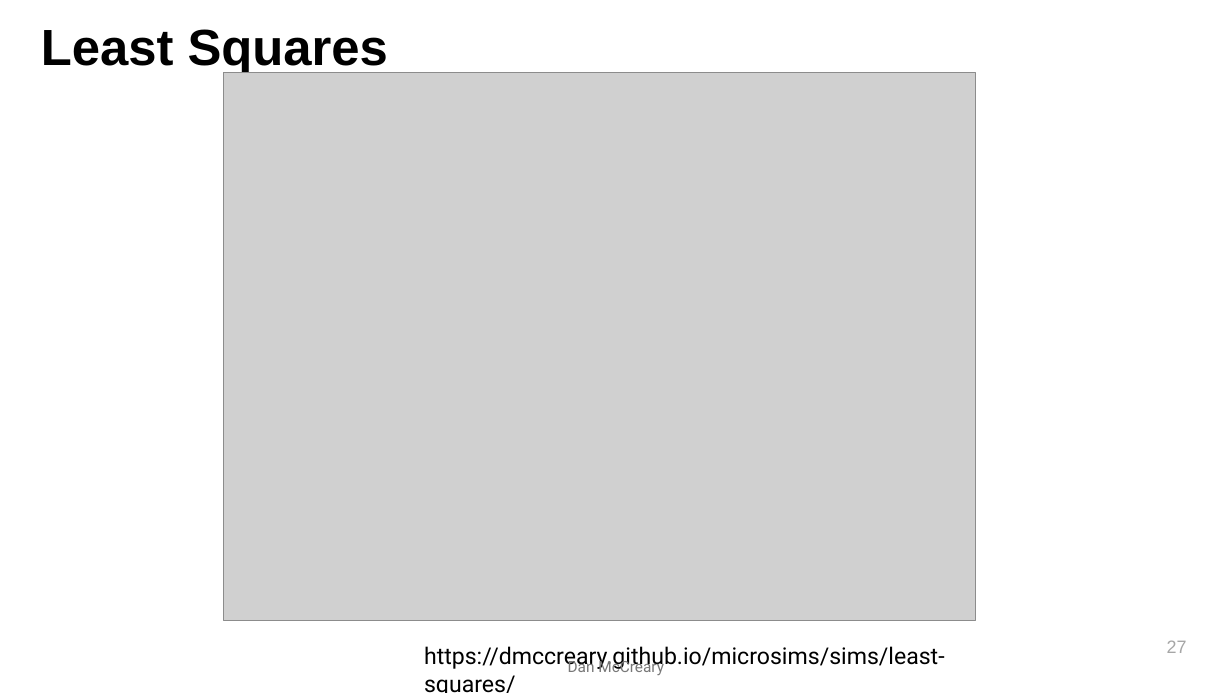
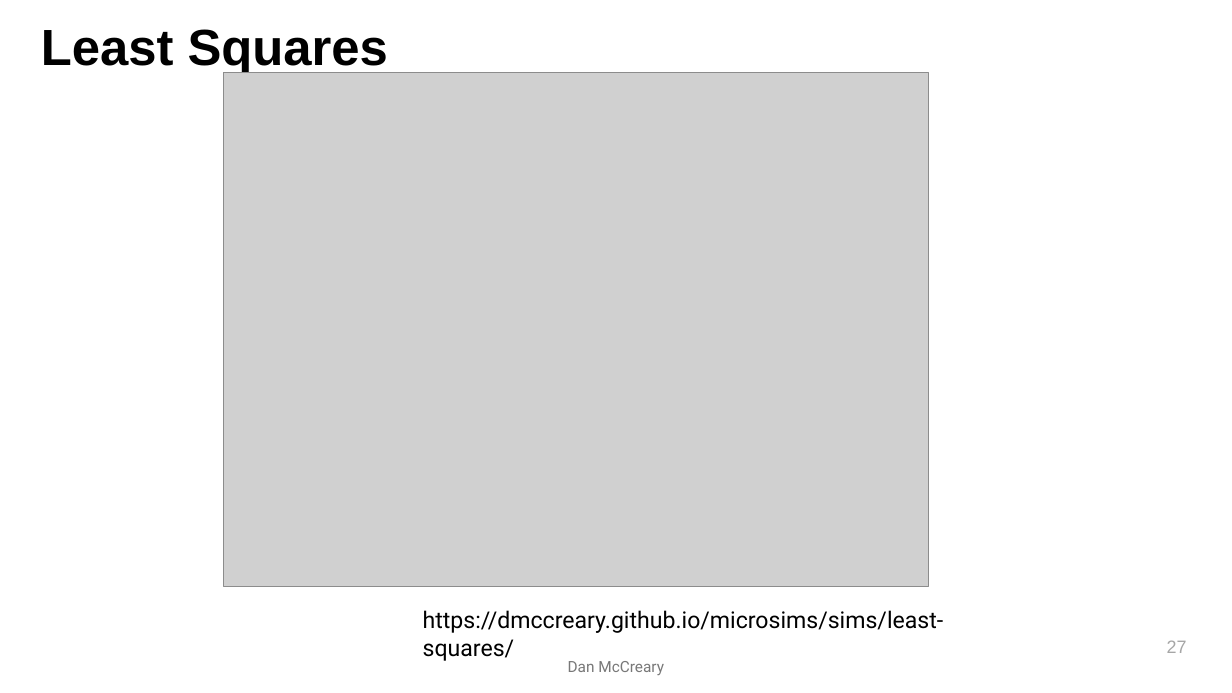
Before and after one commit to dmccreary/intelligent-textbooks, a slide deck: slide 27 of slides/U-of-MN-Senior-Projects-Lecture.pptx. Drawn at 1232x693 pixels with LibreOffice and Linux fonts; fonts in the diff are those of the drawing; grey boxes stand for pictures. Boxes give left, top, right and bottom in pixels: in the first picture for what was removed or moved away, otherwise in the second. Text is boxed around its words. In the diff, an @@ line names an element or a change of style, - is before the commit and + after.

Commit message:
updates

```diff
--- a/slides/U-of-MN-Senior-Projects-Lecture.pptx
+++ b/slides/U-of-MN-Senior-Projects-Lecture.pptx
@@ picture: place and size @@
-picture at <box>224,73,976,621</box>
+picture at <box>224,73,929,587</box>
@@ text "https://dmccreary.github.io/microsims/sims/least-squares/" rewrapped from <box>424,646,945,693</box> to <box>423,610,944,661</box> @@
```
